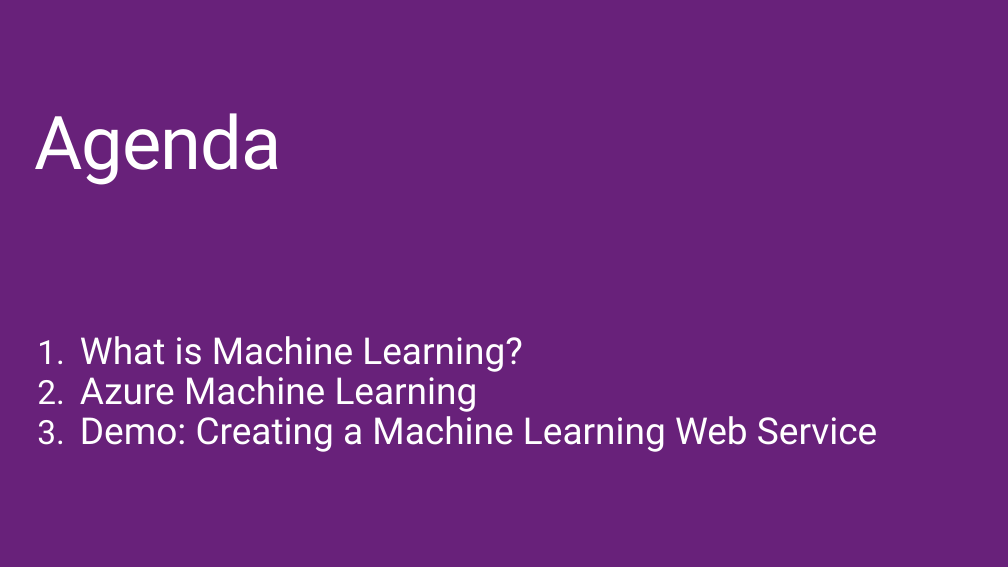
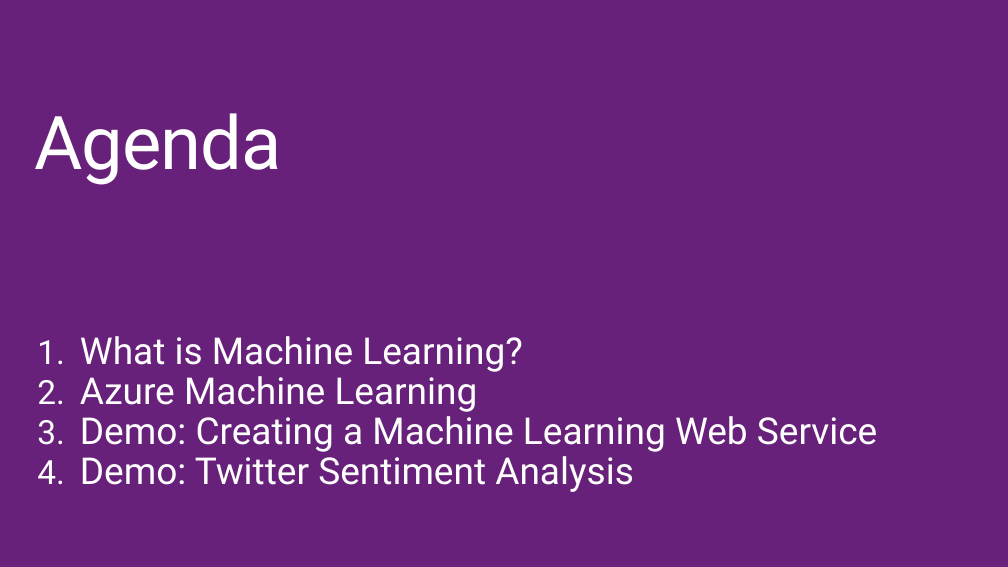
Before and after one commit to BionStt/MachineLearning, a slide deck: slide 2 of Introduction to Azure Machine Learning - english.pptx. Drawn at 1008x567 pixels with LibreOffice and Linux fonts; fonts in the diff are those of the drawing; background and template pictures are left out. Boxes give left, top, right and bottom in pixels: in the first picture for what was removed or moved away, otherwise in the second. Text is boxed around its words. In the diff, an @@ line names an element or a change of style, - is before the commit and + after.

```diff
--- a/Introduction to Azure Machine Learning - english.pptx
+++ b/Introduction to Azure Machine Learning - english.pptx
@@ text at (x1=80, y1=450, x2=634, y2=492): paragraph added @@
+4. Demo: Twitter Sentiment Analysis
```
Also in this commit, not shown: 2 other slides changed, 4 slides added, 1 slide removed, 11 other files.
